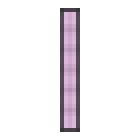
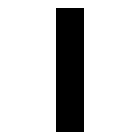
Layered file, before and after one edit (140 x 140). Changes by layer:
renamed "1" to "Layer 1", painted on it over bbox(56, 8, 84, 132)
